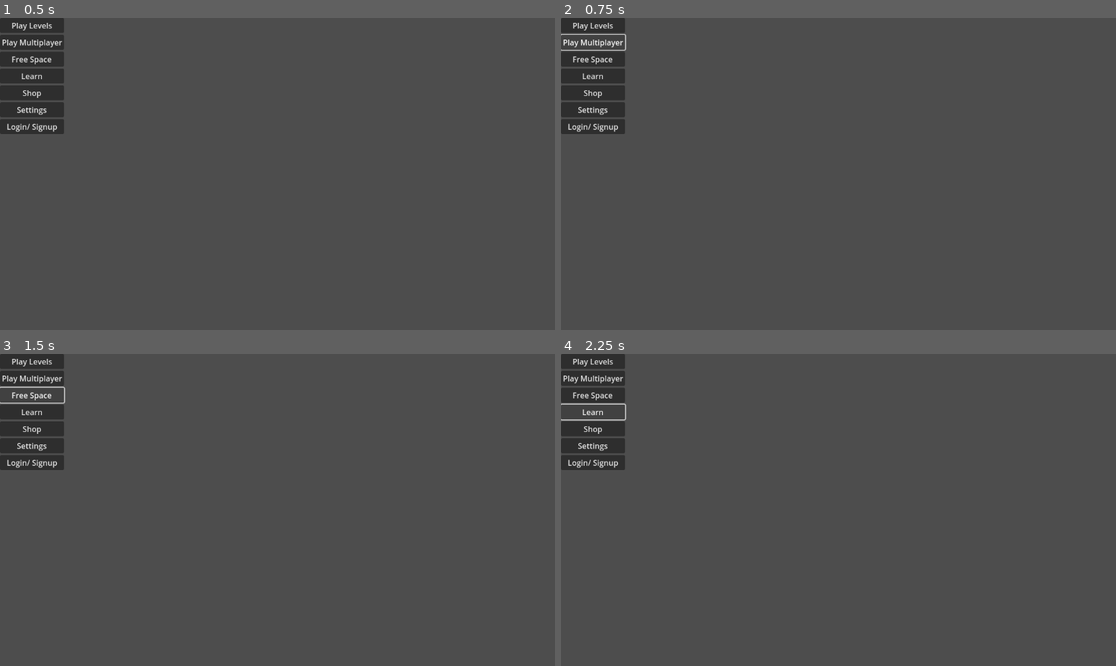
Above: before the commit, frames 1-4 (two rows, left to right).
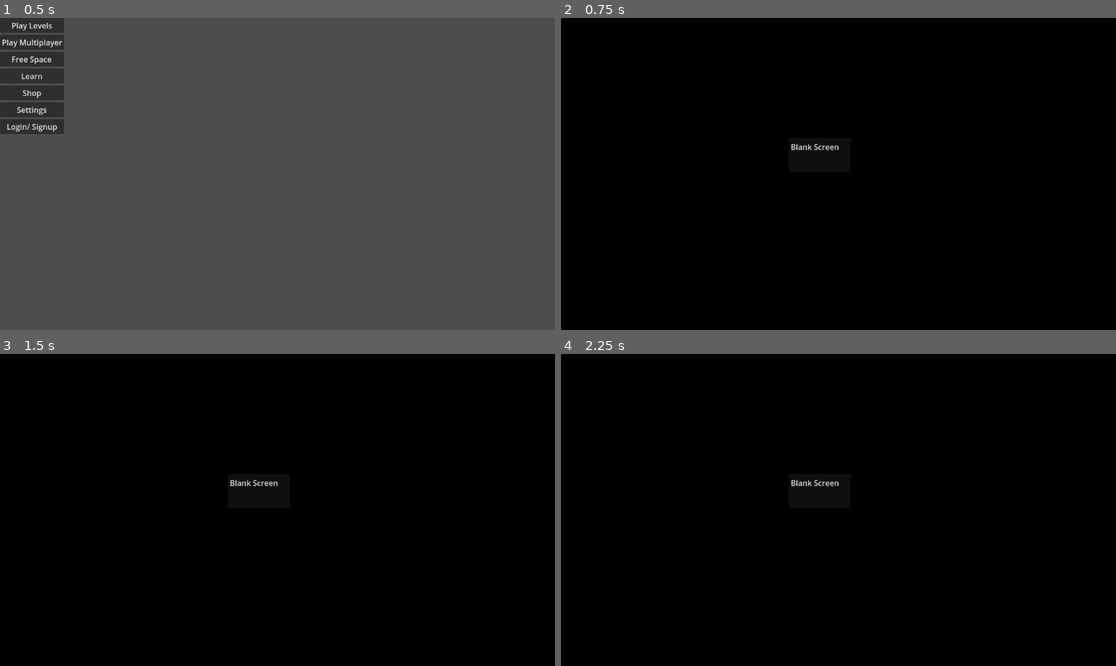
Above: after the commit, the same moments.

Repository: husnain106/dissertation
Game: Godot game, scene res://Scenes/main_menu.tscn
Same seed, same stepped clock (60 frames per second), same inputs: the game is played once before the commit and once after it. Before the commit the project has no main scene; this scene is started directly in both runs.
Inputs (mouse positions are in pixels of both pictures, inside the frame that each line leads up to):
- Up to frame 1 (0.5 s): no input
- Up to frame 2 (0.75 s): click "Play Multiplayer" at 0.5 s
- Up to frame 3 (1.5 s): click (33, 394) at 1.25 s, where only the run before the commit has a clickable "Free Space"
- Up to frame 4 (2.25 s): click (594, 413) at 2 s, where only the run before the commit has a clickable "Learn"

Frame 1 is identical in both runs. In frame 2, 100% of the frame differs, in the area x 0-100%, y 0-100%; in frame 3, 100%; in frame 4, 100%.

Commit message:
All buttons point to a black screen with the message (blank screen)

Diff:
--- a/Project/Scenes/black_screen.tscn
+++ b/Project/Scenes/black_screen.tscn
@@ -6,3 +6,10 @@
 offset_right = 1211.0
 offset_bottom = 704.0
 color = Color(0, 0, 0, 1)
+
+[node name="TextEdit" type="TextEdit" parent="."]
+offset_left = 473.0
+offset_top = 250.0
+offset_right = 602.0
+offset_bottom = 322.0
+text = "Blank Screen"
--- a/Project/main_menu.gd
+++ b/Project/main_menu.gd
@@ -3,28 +3,28 @@
 
 
 func _on_play_levels_pressed():
-	pass # Replace with function body.
+	get_tree().change_scene_to_file("res://Scenes/black_screen.tscn")
 
 
 func _on_play_multiplayer_pressed():
-	pass # Replace with function body.
+	get_tree().change_scene_to_file("res://Scenes/black_screen.tscn")
 
 
 func _on_free_space_pressed():
-	pass # Replace with function body.
+	get_tree().change_scene_to_file("res://Scenes/black_screen.tscn")
 
 
 func _on_learn_pressed():
-	pass # Replace with function body.
+	get_tree().change_scene_to_file("res://Scenes/black_screen.tscn")
 
 
 func _on_shop_pressed():
-	pass # Replace with function body.
+	get_tree().change_scene_to_file("res://Scenes/black_screen.tscn")
 
 
 func _on_settings_pressed():
-	pass # Replace with function body.
+	get_tree().change_scene_to_file("res://Scenes/black_screen.tscn")
 
 
 func _on_login_signup_pressed():
-	pass # Replace with function body.
+	get_tree().change_scene_to_file("res://Scenes/black_screen.tscn")
--- a/Project/project.godot
+++ b/Project/project.godot
@@ -11,6 +11,7 @@
 [application]
 
 config/name="project"
+run/main_scene="res://Scenes/main_menu.tscn"
 config/features=PackedStringArray("4.1", "Mobile")
 config/icon="res://icon.svg"
 
